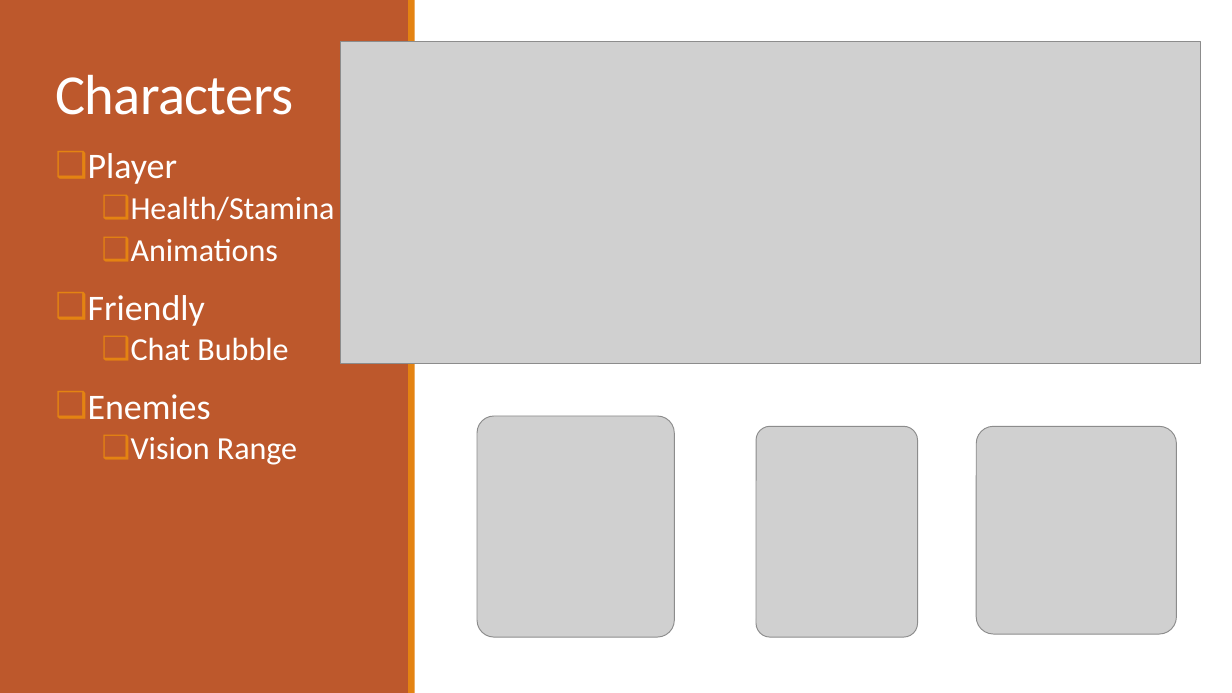
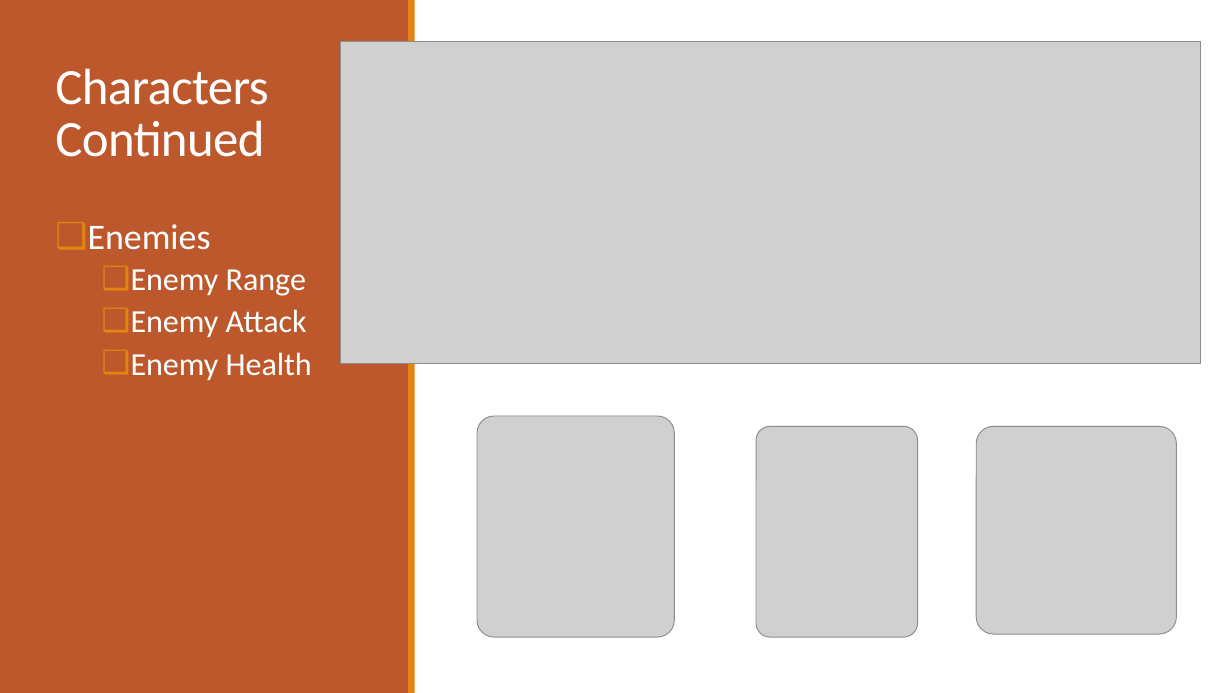
Before and after one commit to jonnynabors/Belly-Of-The-Beast, a slide deck: slide 9 of Documentation/Design Document/UnityDesignPresentation.pptx (slide 8 before the commit). Drawn at 1232x693 pixels with LibreOffice and Linux fonts; fonts in the diff are those of the drawing; grey boxes stand for pictures. Boxes give left, top, right and bottom in pixels: in the first picture for what was removed or moved away, otherwise in the second. Text is boxed around its words. In the diff, an @@ line names an element or a change of style, - is before the commit and + after.

```diff
--- a/Documentation/Design Document/UnityDesignPresentation.pptx
+++ b/Documentation/Design Document/UnityDesignPresentation.pptx
@@ title at [55, 68, 268, 157]: text changed; size 44 to 39.6 pt @@
-Characters
+Characters
+Continued
@@ text at [88, 153, 335, 361]: paragraphs removed @@
-❑ Player
-  ❑ Health/Stamina
-  ❑ Animations
-❑ Friendly
-  ❑ Chat Bubble
@@ text "Enemies": place and size @@
-text "Enemies" at [88, 153, 335, 465]
+text "Enemies" at [88, 224, 312, 380]
@@ text at [131, 269, 312, 380]: text changed @@
-  ❑ Vision Range
+  ❑ Enemy Range
+  ❑ Enemy Attack
+  ❑ Enemy Health
```
Also in this commit, not shown: 6 other slides changed, 1 slide added, 3 other files.
